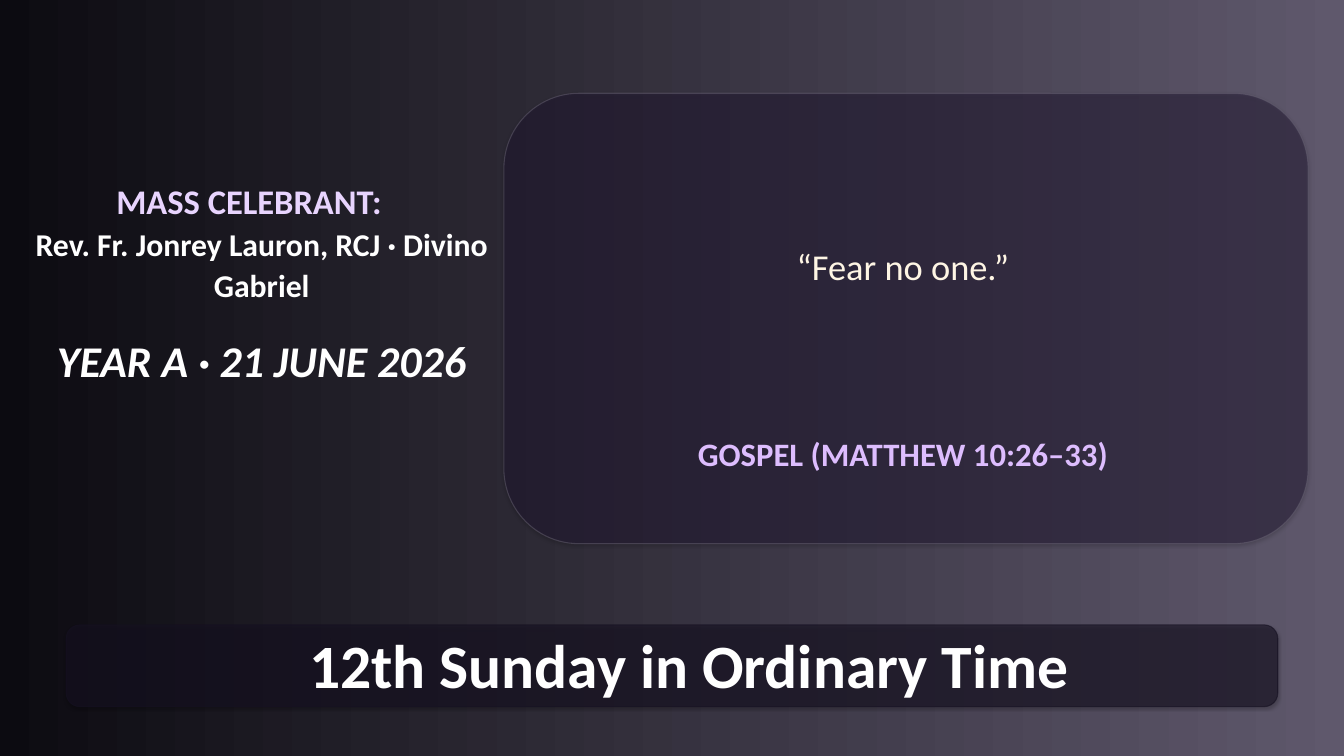
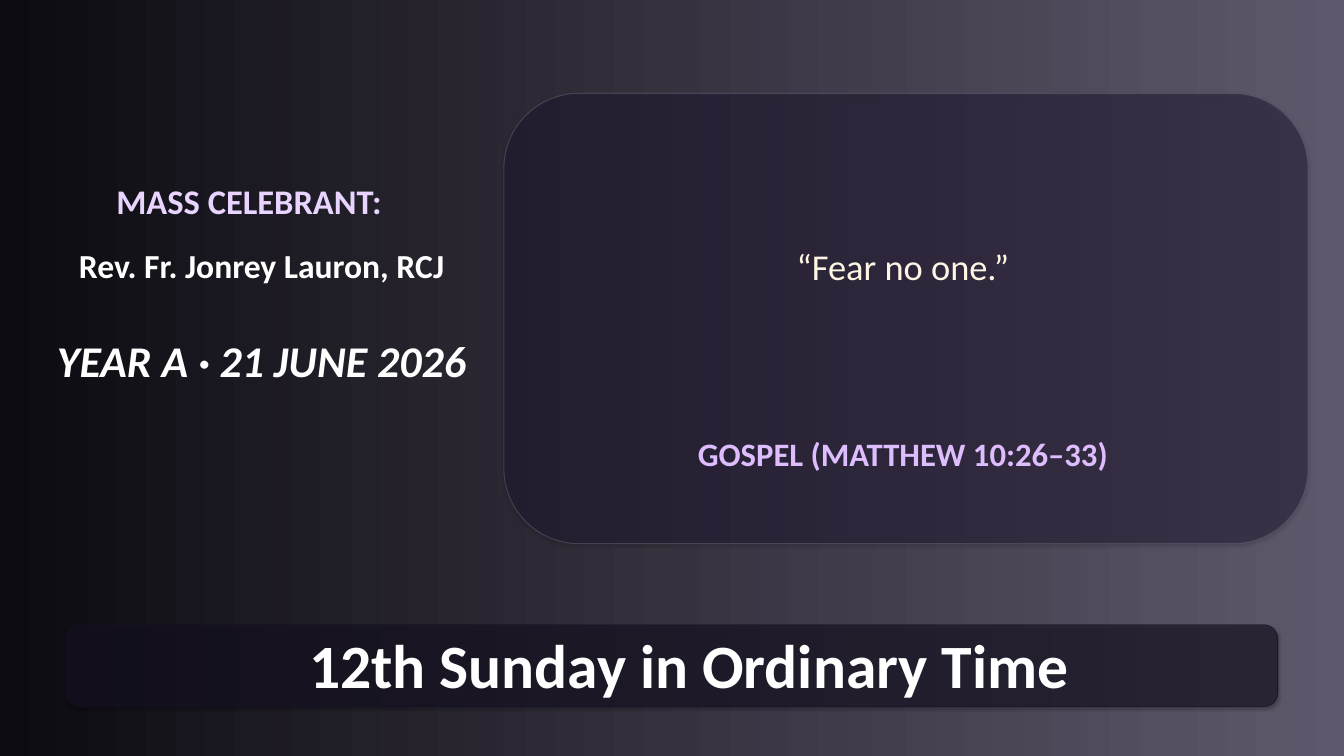
Before and after one commit to divinogabriel9/verbum, a slide deck: slide 48 of outputs/GFCC21Jun2026_12thSundayinOrdinaryTime.pptx (slide 52 before the commit). Drawn at 1344x756 pixels with LibreOffice and Linux fonts; fonts in the diff are those of the drawing. Boxes give left, top, right and bottom in pixels: in the first picture for what was removed or moved away, otherwise in the second. Text is boxed around its words. In the diff, an @@ line names an element or a change of style, - is before the commit and + after.

```diff
--- a/outputs/GFCC21Jun2026_12thSundayinOrdinaryTime.pptx
+++ b/outputs/GFCC21Jun2026_12thSundayinOrdinaryTime.pptx
@@ text at [79,256,444,284]: text changed; size 34 to 36 pt @@
-Rev. Fr. Jonrey Lauron, RCJ · Divino Gabriel
+Rev. Fr. Jonrey Lauron, RCJ
```
Also in this commit, not shown: 9 other slides changed, 1 slide added, 6 slides removed, 12 other files.
